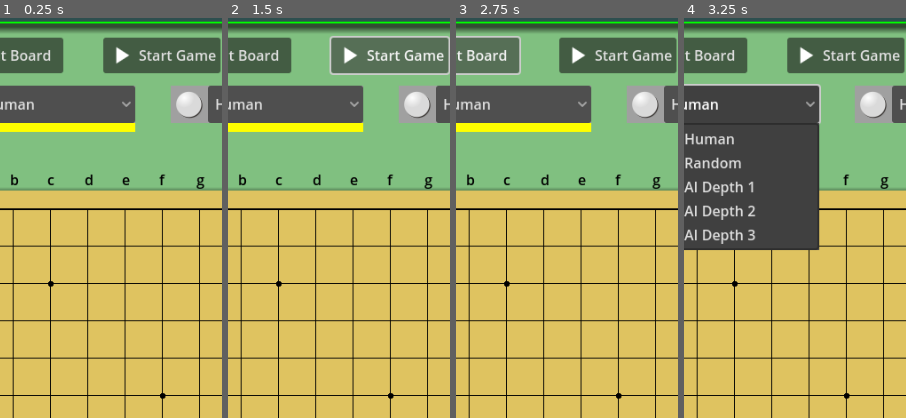
Above: before the commit, frames 1-4 (left to right).
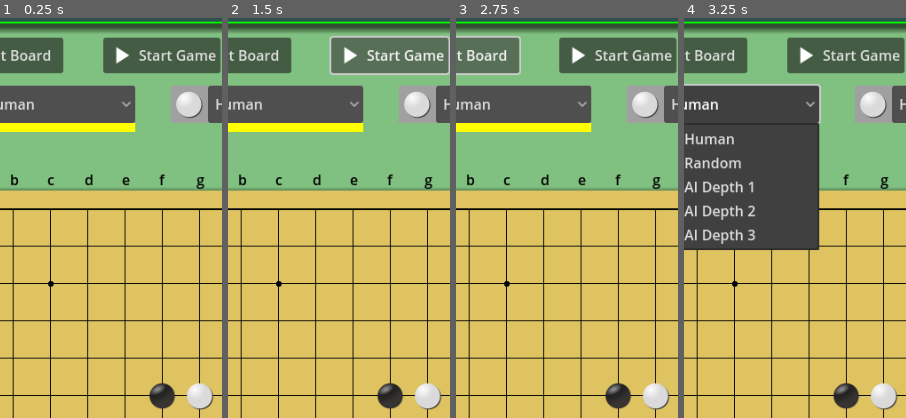
Above: after the commit, the same moments.

Repository: vivisuke/Gomoku
Game: Godot game, scene res://main_scene.tscn
Two runs of this game, one before a commit and one after it. Both use one fixed random seed, a clock stepped at 60 frames per second and the inputs below.
Inputs:
- Up to frame 1 (0.25 s): no input
- Up to frame 2 (1.5 s): click "Start Game" at 0.5 s; click "Start Game" at 1.25 s
- Up to frame 3 (2.75 s): click "Init Board" at 2 s
- Up to frame 4 (3.25 s): click "Human" at 2.75 s
The pictures show only the part of the screen within x 16-66%, y 5-55%; the shares and areas given below are measured in that part.

The runs differ from the first frame. In frame 1, 1.2% of the frame differs, in the area x 67-97%, y 91-98%; in frame 2, 1.2%; in frame 3, 1.2%; in frame 4, 1.2%.

Commit message:
0022 ◎ C 09/02 09/02 0.001│ToDo│Board.put_color(x, y, col) 実装

Diff:
--- a/Gomoku/scripts/global.gd
+++ b/Gomoku/scripts/global.gd
@@ -29,6 +29,17 @@
 		if (h_black[y]&mask) != 0: return BLACK
 		if (h_white[y]&mask) != 0: return WHITE
 		return EMPTY
+	func put_color(x, y, col):
+		var mask = 1 << (N_HORZ - 1 - x)
+		if col == BLACK:
+			h_black[y] |= mask
+			h_white[y] &= ~mask
+		elif col == WHITE:
+			h_black[y] &= ~mask
+			h_white[y] |= mask
+		else:
+			h_black[y] &= ~mask
+			h_white[y] &= ~mask
 
 func _ready():
 	pass # Replace with function body.
--- a/Gomoku/scripts/main_scene.gd
+++ b/Gomoku/scripts/main_scene.gd
@@ -8,6 +8,8 @@
 
 func _ready():
 	bd = g.Board.new()
+	bd.put_color(5, 5, g.BLACK)
+	bd.put_color(6, 5, g.WHITE)
 	update_board()
 	pass # Replace with function body.
 
Not shown, changed: Gomoku.spr
